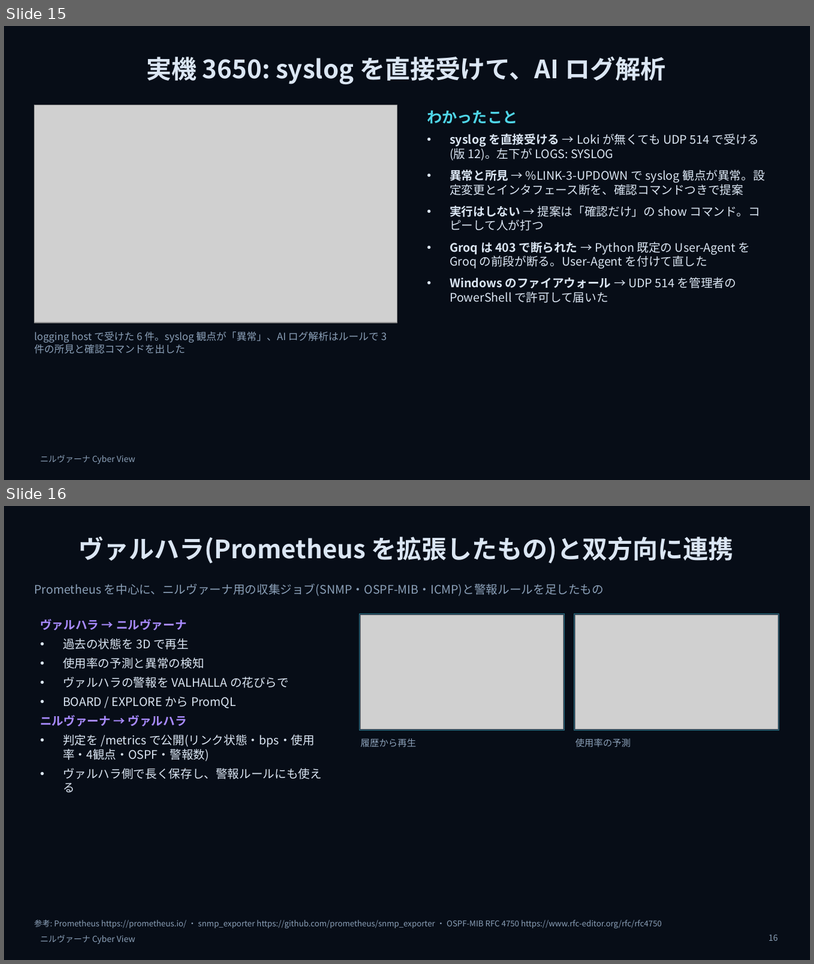
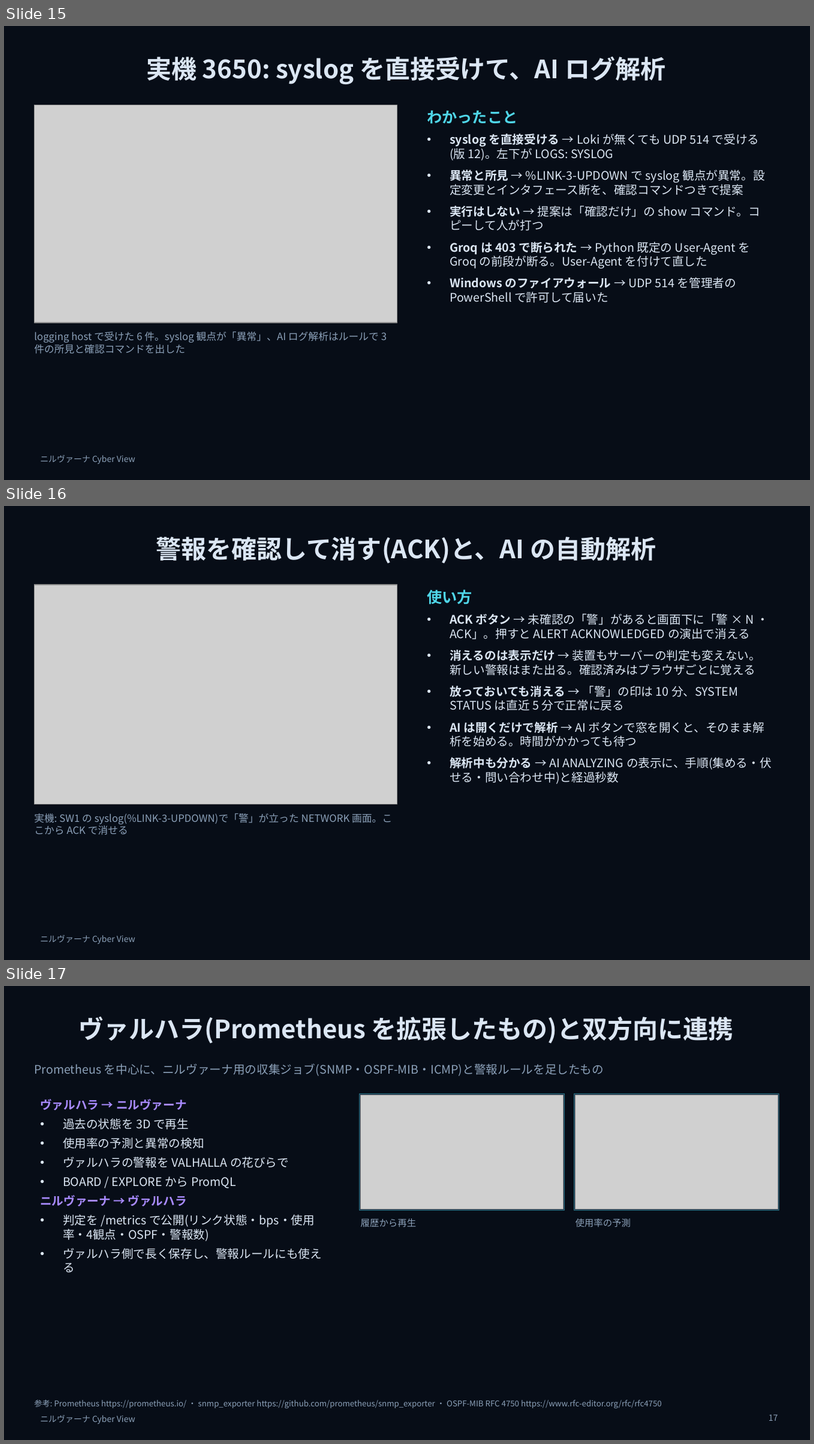
Before and after one commit to w-index-m/nirvana-lab, a slide deck: docs/nirvana-introduction-v2.pptx. Shown one above the other, each under a label of ours: slides 15 and 16 before the commit, slides 15, 16 and 17 after it. The pictures are 814x964 and 814x1444 pixels, drawn with LibreOffice and Linux fonts; fonts in the diff are those of the drawing; grey boxes stand for pictures; background and template pictures are left out. Boxes give left, top, right and bottom in pixels: in the first picture for what was removed or moved away, otherwise in the second. Text is boxed around its words. In the diff, an @@ line names an element or a change of style, - is before the commit and + after.

```diff
--- a/docs/nirvana-introduction-v2.pptx
+++ b/docs/nirvana-introduction-v2.pptx
@@ slide 16 added at box(4, 506, 810, 960), background picture (left out); not listed: 1 template element that a slide beside it also shows @@
@@ title added at box(156, 537, 656, 564), 30 pt, text #DBE6F3, bold @@
+警報を確認して消す(ACK)と、AI の自動解析
@@ picture added at box(34, 585, 397, 804) @@
@@ text added at box(427, 589, 772, 784), 14 pt, text #DBE6F3 @@
+使い方
+• ACK ボタン → 未確認の「警」があると画面下に「警 × N ・ ACK」。押すと ALERT ACKNOWLEDGED の演出で消える
+• 消えるのは表示だけ → 装置もサーバーの判定も変えない。新しい警報はまた出る。確認済みはブラウザごとに覚える
+• 放っておいても消える → 「警」の印は 10 分、SYSTEM STATUS は直近 5 分で正常に戻る
+• AI は開くだけで解析 → AI ボタンで窓を開くと、そのまま解析を始める。時間がかかっても待つ
+• 解析中も分かる → AI ANALYZING の表示に、手順(集める・伏せる・問い合わせ中)と経過秒数
@@ text added at box(34, 813, 392, 835), 12 pt, text #8BA0B8 @@
+実機: SW1 の syslog(%LINK-3-UPDOWN)で「警」が立った NETWORK 画面。ここから ACK で消せる
@@ what was slide 16 is now slide 17 @@
@@ page number at box(769, 1414, 779, 1420): text changed @@
-16
+17
```
Also in this commit, not shown: 8 other files.
